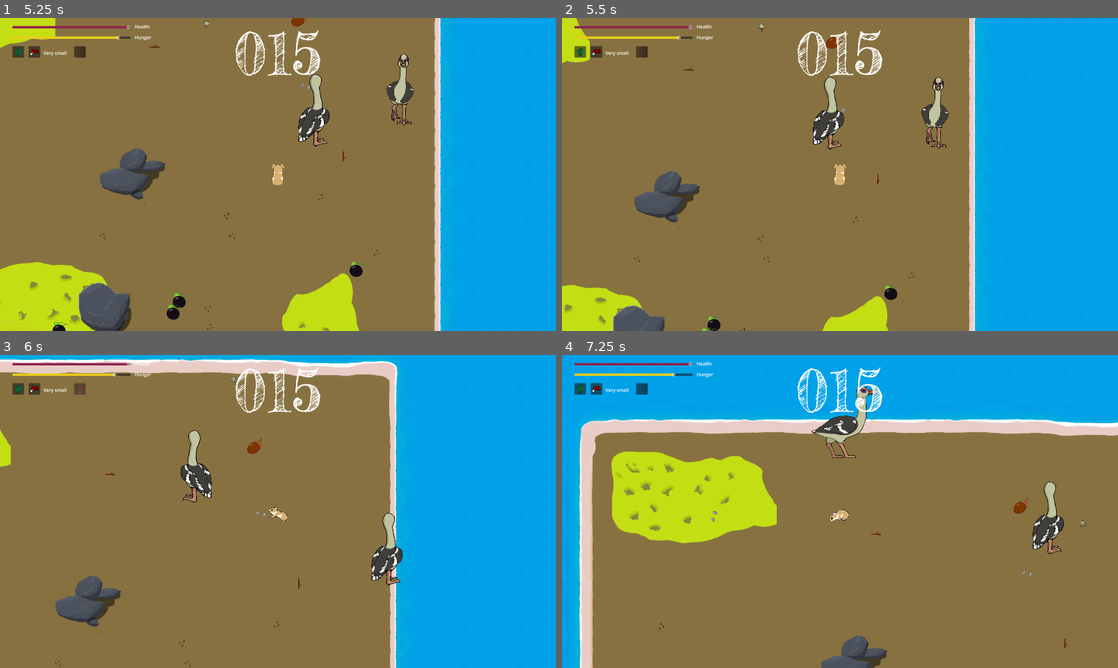
Above: before the commit, frames 1-4 (two rows, left to right).
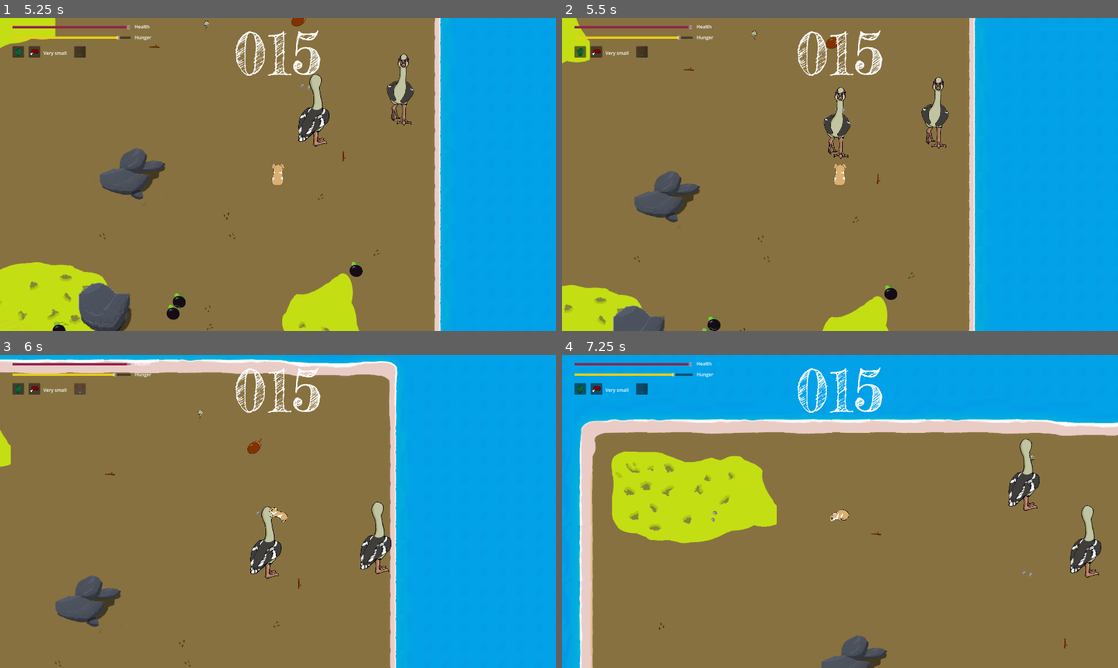
Above: after the commit, the same moments.

Repository: nialsiG/GMTK2024
Game: Godot game, scene res://scenes/Menus/start_menu.tscn
The game is run twice, just before and just after one commit, with the same random seed, the same clock (stepped at 60 frames per second) and the same inputs. The engine's default icon, where the game draws it, is replaced by a stand-in: a white triangle on a blue panel in a dark square.
Inputs:
- Up to frame 1 (5.25 s): click "Start game" at 0.5 s; click "Wiki" at 1.25 s; click "Megacricetodon" at 2 s; tap Enter at 2.75 s; hold D (move_right) 2.78-3.53 s; tap Space (attack) every 0.75 s from 2.85 to 5.1 s; hold S (move_down) 3.53-4.28 s; hold D (move_right) 4.28-5.03 s; hold W (move_up) from 5.03 s (still down)
- Up to frame 2 (5.5 s): keep holding W (move_up)
- Up to frame 3 (6 s): release W (move_up) at 5.78 s; hold A (move_left) from 5.78 s (still down); tap Space (attack) at 5.85 s
- Up to frame 4 (7.25 s): keep holding A (move_left); tap Space (attack) at 6.6 s

Frame 1 is identical in both runs. In frame 2, 0.9% of the frame differs, in the area x 34-52%, y 1-46%; in frame 3, 2.5%; in frame 4, 2.9%, in the area x 44-97%, y 10-72%.

Commit message:
Fix: animals walk half thei max speed when movin aimlessly

Diff:
--- a/Gmtk 2024/scenes/Animals/animal.gd
+++ b/Gmtk 2024/scenes/Animals/animal.gd
@@ -68,7 +68,7 @@
 	pass
 
 func GetFoodValue() -> int:
-	return GetSizeValue() * 5
+	return int(current_size) * 5
 
 func CanEatMeat() -> bool:
 	return _diet == enums.Diet.carnivore || _diet == enums.Diet.omni
@@ -93,7 +93,10 @@
 
 func apply_acceleration(amount):
 	velocity += amount
-	velocity = velocity.limit_length(_max_speed)
+	velocity = velocity.limit_length(getMaxSpeed())
+
+func getMaxSpeed() -> float:
+	return _max_speed
 
 func ApplyEvolution(evol : enums.evolution):
 	match(evol):
@@ -190,31 +193,6 @@
 
 	return array
 
-func GetSizeValue() -> int:
-	match(current_size):
-		enums.Size.MICRO:
-			return 1
-		enums.Size.VERYSMALL:
-			return 2
-		enums.Size.SMALL:
-			return 3
-		enums.Size.MEDIUMSMALL:
-			return 4
-		enums.Size.MEDIUM:
-			return 5
-		enums.Size.MEDIUMLARGE:
-			return 6
-		enums.Size.LARGE:
-			return 7
-		enums.Size.VERYLARGE:
-			return 8
-		enums.Size.MEGA:
-			return 9
-		enums.Size.COLOSSAL:
-			return 10
-		_:
-			return 0
-
 func UpdateColorRandomly():
 	var r = randi_range(50, 200)
 	var g = randi_range(50, 200)
--- a/Gmtk 2024/scenes/Animals/enemy.gd
+++ b/Gmtk 2024/scenes/Animals/enemy.gd
@@ -133,8 +133,8 @@
 	if (hitAnimals.size() > 0):
 		for i in hitAnimals.size():
 			var animal = hitAnimals[i]
-			var sizeValue = GetSizeValue()
-			var animalSizeValue = animal.GetSizeValue()
+			var sizeValue = int(current_size)
+			var animalSizeValue = int(animal.current_size)
 			if (sizeValue < animalSizeValue && animal._diet != enums.Diet.vegetarian):
 				hit(clamp(1, int((animalSizeValue - sizeValue) /2.0), sizeValue))
 			elif(sizeValue > animalSizeValue && _diet != enums.Diet.vegetarian):
@@ -145,6 +145,11 @@
 	_lastCollidedItems = array
 	return array.size() > _lastCollidedItems.size()
 
+func getMaxSpeed() -> float:
+	if (current_state == state.MOVING):
+		return _max_speed / 2
+	else:
+		return _max_speed
 
 func hit(_amount):
 	if (_isDead):
@@ -189,8 +194,8 @@
 		return
 
 	var detectedTarget = body as Animal
-	var sizeValue = GetSizeValue()
-	var targetSizeValue = detectedTarget.GetSizeValue()
+	var sizeValue = int(current_size)
+	var targetSizeValue = int(detectedTarget.current_size)
 
 	if (targetSizeValue > sizeValue && detectedTarget._diet != enums.Diet.vegetarian):
 		target = detectedTarget
